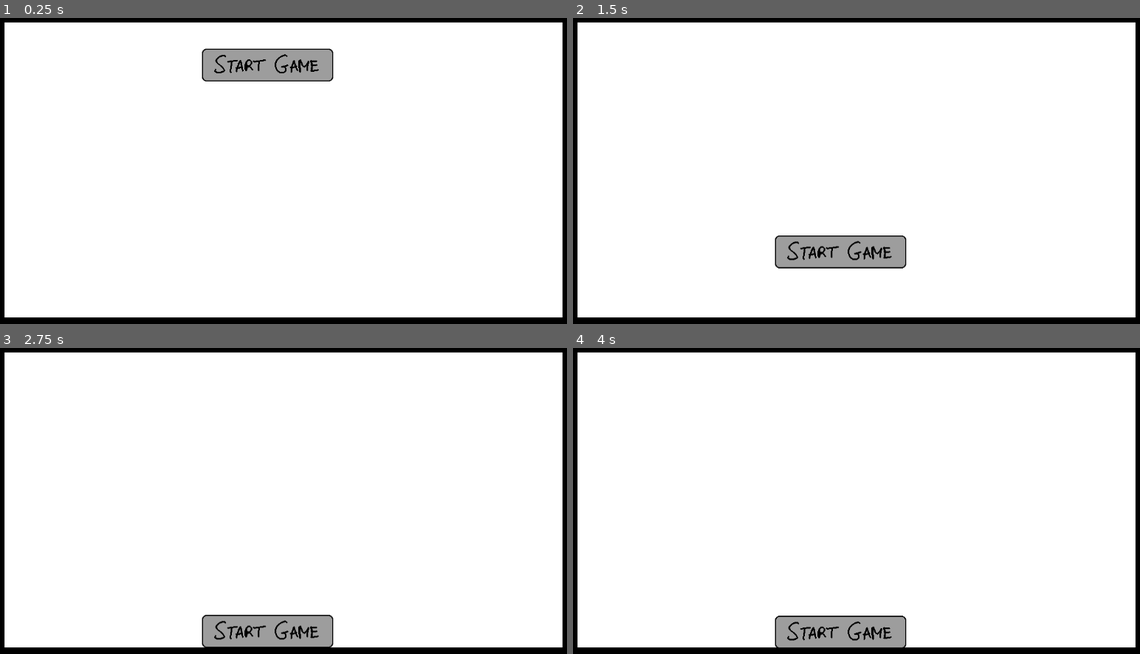
Above: before the commit, frames 1-4 (two rows, left to right).
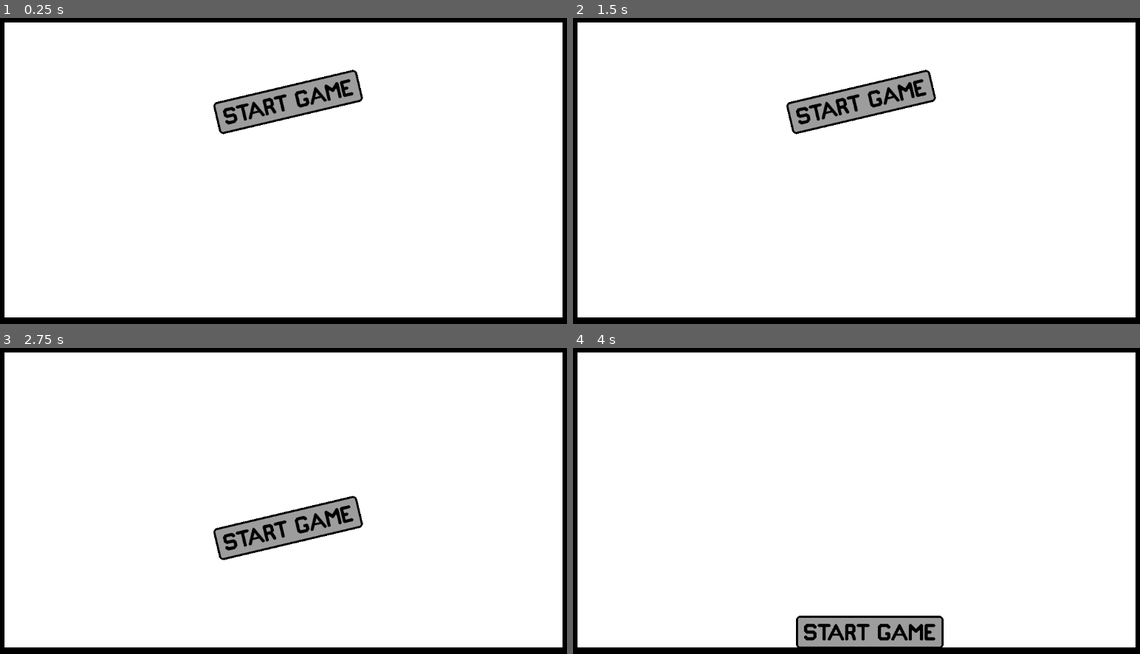
Above: after the commit, the same moments.

Repository: conor-wilson/secret-sapphire
Game: Godot game, scene res://scenes/main.tscn
Two runs of this game, one before a commit and one after it. Both use one fixed random seed, a clock stepped at 60 frames per second and the inputs below.
Inputs (mouse positions are in pixels of both pictures, inside the frame that each line leads up to):
- Up to frame 1 (0.25 s): no input
- Up to frame 2 (1.5 s): tap Enter at 0.5 s; move the mouse to (839, 63) at 0.52 s; click (839, 63) at 0.6 s; move the mouse to (737, 189) at 1.27 s; click (737, 189) at 1.35 s
- Up to frame 3 (2.75 s): move the mouse to (340, 430) at 2.02 s; click (340, 430) at 2.1 s
- Up to frame 4 (4 s): move the mouse to (828, 568) at 2.77 s; click (828, 568) at 2.85 s; move the mouse to (1032, 553) at 3.52 s; click (1032, 553) at 3.6 s

The runs differ from the first frame. In frame 1, 5.3% of the frame differs, in the area x 35-65%, y 9-39%; in frame 2, 5.3%; in frame 3, 5.4%, in the area x 35-65%, y 48-99%; in frame 4, 1.9%.

Commit message:
Finished proto version of start button art

Diff:
--- a/start-game/scenes/main_menu.tscn
+++ b/start-game/scenes/main_menu.tscn
@@ -17,5 +17,6 @@
 tile_set = ExtResource("1_jssq0")
 
 [node name="StartButton" parent="." instance=ExtResource("1_7wdxp")]
-position = Vector2(545, 115)
+position = Vector2(585, 187)
+rotation = -0.232184
 physics_material_override = SubResource("PhysicsMaterial_qxvnu")
--- a/start-game/scenes/start_button.tscn
+++ b/start-game/scenes/start_button.tscn
@@ -4,7 +4,7 @@
 [ext_resource type="Texture2D" uid="uid://da1aop1iloq0v" path="res://assets/art/StartButton.png" id="2_xg8uo"]
 
 [sub_resource type="RectangleShape2D" id="RectangleShape2D_2y6j8"]
-size = Vector2(60, 252)
+size = Vector2(60, 284)
 
 [node name="StartButton" type="RigidBody2D"]
 collision_layer = 2
@@ -17,12 +17,8 @@
 texture = ExtResource("2_xg8uo")
 
 [node name="CollisionShape2D" type="CollisionShape2D" parent="."]
-position = Vector2(-1.90735e-05, 1.43051e-05)
+position = Vector2(-7.62939e-06, 1.43051e-05)
 rotation = 1.57079
 shape = SubResource("RectangleShape2D_2y6j8")
 
 [connection signal="input_event" from="." to="." method="_on_input_event"]
-[connection signal="mouse_entered" from="." to="." method="_on_mouse_entered"]
-[connection signal="mouse_exited" from="." to="." method="_on_mouse_exited"]
-[connection signal="mouse_shape_entered" from="." to="." method="_on_mouse_shape_entered"]
-[connection signal="mouse_shape_exited" from="." to="." method="_on_mouse_shape_exited"]
Binary file changed: start-game/assets/art/StartButton.png
Not shown, changed: aseprite/StartButton.aseprite
